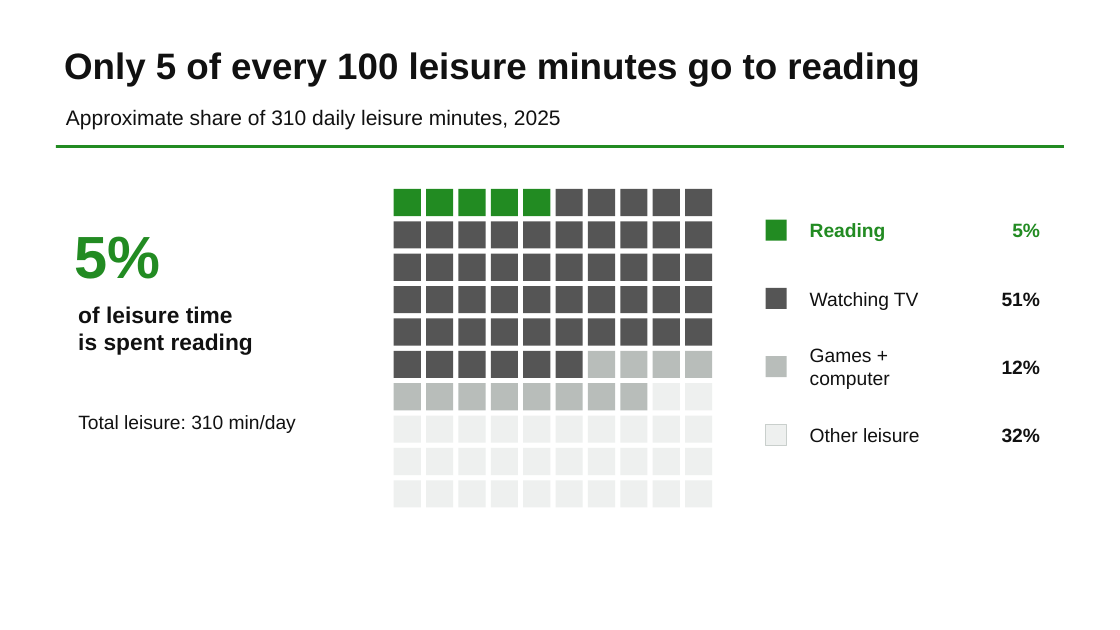
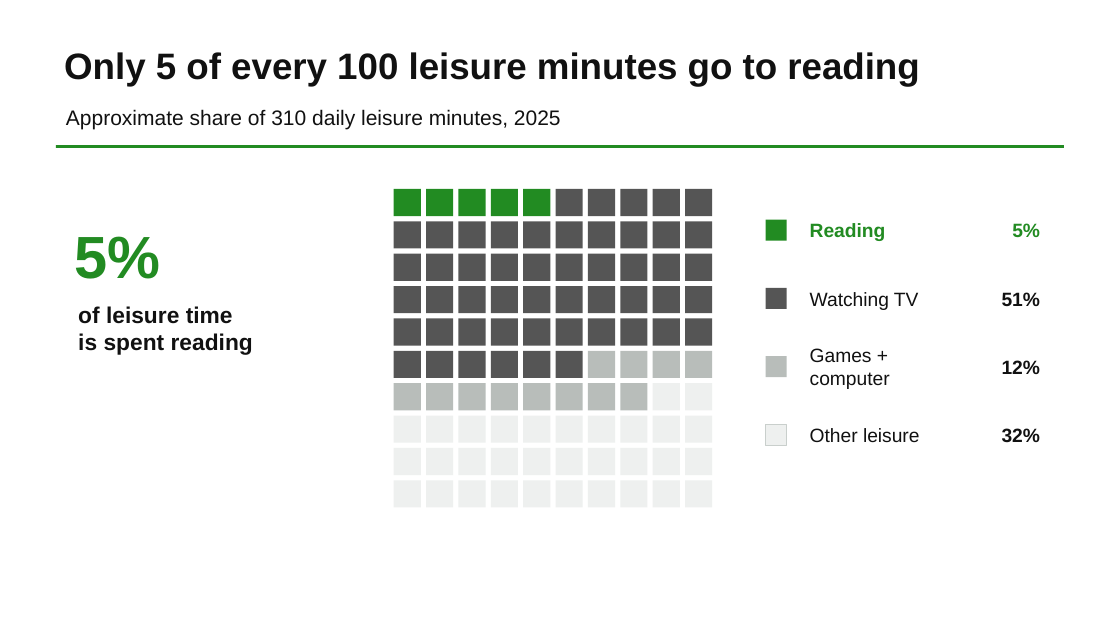
Before and after one commit to yIRaNli-lyr/yiran-li-tswd-portfolio, a slide deck: slide 2 of final-project-assets/reading-attention-storyboard.pptx. Drawn at 1120x630 pixels with LibreOffice and Linux fonts; fonts in the diff are those of the drawing. Boxes give left, top, right and bottom in pixels: in the first picture for what was removed or moved away, otherwise in the second. Text is boxed around its words. In the diff, an @@ line names an element or a change of style, - is before the commit and + after.

Commit message:
Refine leisure and age storyboard labels

```diff
--- a/final-project-assets/reading-attention-storyboard.pptx
+++ b/final-project-assets/reading-attention-storyboard.pptx
@@ text removed at (x1=78, y1=415, x2=296, y2=433) @@
-Total leisure: 310 min/day
```
Also in this commit, not shown: 1 other slide changed, 2 other files.
